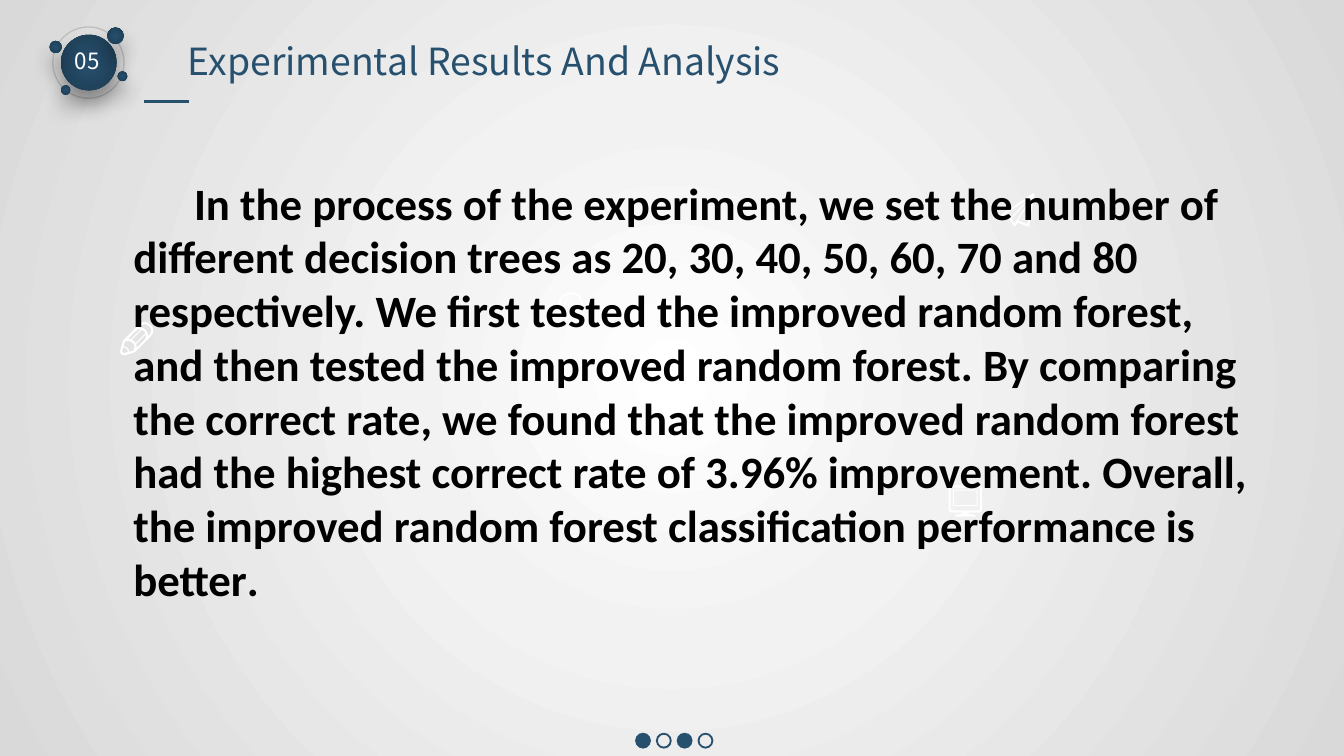
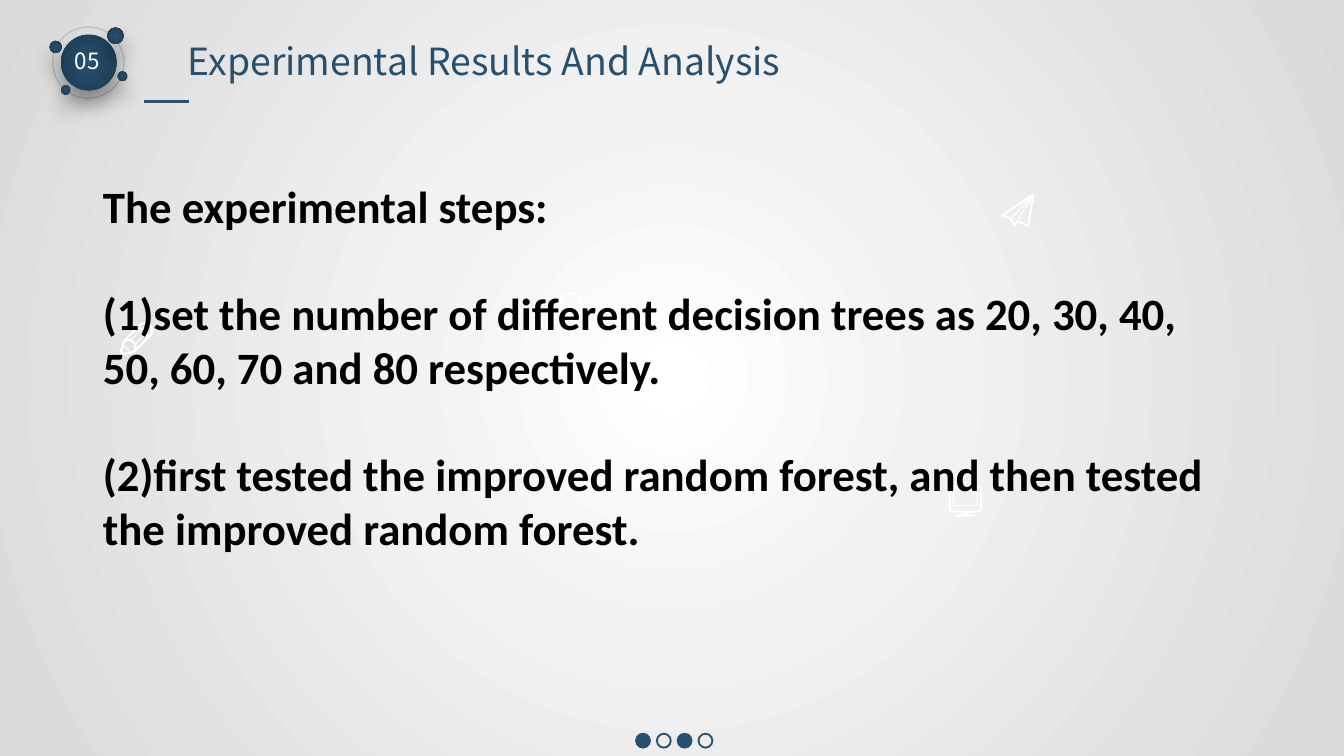
Before and after one commit to 545593069/RandomForest, a slide deck: slide 28 of group_11.pptx (slide 23 before the commit). Drawn at 1344x756 pixels with LibreOffice and Linux fonts; fonts in the diff are those of the drawing. Boxes give left, top, right and bottom in pixels: in the first picture for what was removed or moved away, otherwise in the second. Text is boxed around its words. In the diff, an @@ line names an element or a change of style, - is before the commit and + after.

```diff
--- a/group_11.pptx
+++ b/group_11.pptx
@@ text at <box>103,191,1202,552</box>: text changed @@
-In the process of the experiment, we set the number of different decision trees as 20, 30, 40, 50, 60, 70 and 80 respectively. We first tested the improved random forest, and then tested the improved random forest. By comparing the correct rate, we found that the improved random forest had the highest correct rate of 3.96% improvement. Overall, the improved random forest classification performance is better.
+The experimental steps:
+(1)set the number of different decision trees as 20, 30, 40, 50, 60, 70 and 80 respectively.
+(2)first tested the improved random forest, and then tested the improved random forest.
```
Also in this commit, not shown: 10 other slides changed, 6 slides added, 4 other files.
